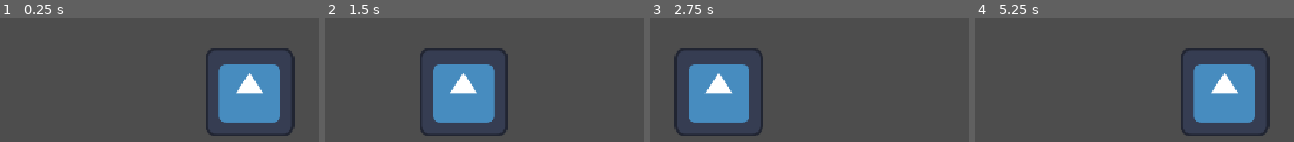
Above: before the commit, frames 1-4 (left to right).
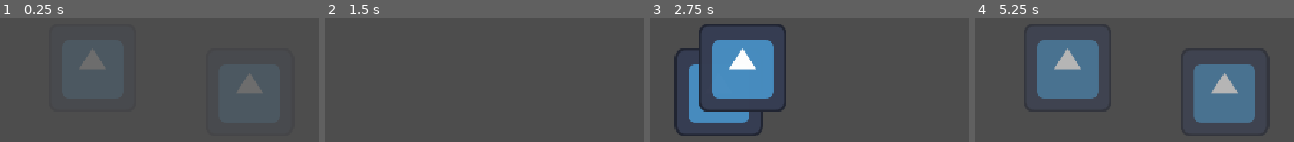
Above: after the commit, the same moments.

Repository: LoganG619/Wolfjam
Game: Godot game, scene res://Scenes/test.tscn
Same seed, same stepped clock (60 frames per second), same inputs: the game is played once before the commit and once after it. The project has no main scene, so this scene is started directly. The engine's default icon, where the game draws it, is replaced by a stand-in: a white triangle on a blue panel in a dark square.
Inputs:
- Up to frame 1 (0.25 s): no input
- Up to frame 2 (1.5 s): hold D (MoveRight) from 0.53 s (still down); tap Ctrl (Dash) at 0.6 s; tap Space (Jump) at 0.77 s; tap Shift (Sprint) at 1.35 s
- Up to frame 3 (2.75 s): tap Space (Jump) at 1.52 s; release D (MoveRight) at 2.03 s; hold A (MoveLeft) from 2.03 s (still down); tap 1 (SwapToBlack) at 2.1 s
- Up to frame 4 (5.25 s): release A (MoveLeft) at 2.78 s; hold D (MoveRight) 2.78-4.28 s; tap 2 (SwapToWhite) at 2.85 s; tap Space (Jump) at 3.02, 3.77, 4.52 s; tap Ctrl (Dash) at 3.6 s; hold A (MoveLeft) 4.28-5.03 s; tap Shift (Sprint) at 4.35 s; hold D (MoveRight) from 5.03 s (still down); tap 1 (SwapToBlack) at 5.1 s

The runs differ from the first frame. In frame 1, 12% of the frame differs, in the area x 24-93%, y 24-96%; in frame 2, 12%; in frame 3, 11%; in frame 4, 19%, in the area x 15-88%, y 4-85%.

Commit message:
Falling Platforms
Falling platforms added
Moving platforms now work with color mechanic

Diff:
--- /dev/null
+++ b/Objects/falling_platform.gd
@@ -0,0 +1,57 @@
+
+extends Node2D
+@export var color: Color
+
+# Falling settings
+@export var fall_distance: float = 600.0
+@export var fall_duration: float = 1.0
+@export var fall_delay: float = 0.2
+
+var platform_tween: Tween
+var has_fallen: bool = false
+
+@onready var platform = $AnimatableBody2D
+@onready var fall_trigger = $FallTrigger
+
+
+func _ready():
+	self.self_modulate.a = 0.0
+	fall_trigger.body_entered.connect(_on_body_entered)
+
+
+func _on_body_entered(body):
+	if has_fallen:
+		return
+
+	if body is CharacterBody2D:
+		has_fallen = true
+
+		# Stop the platform's regular movement
+		platform_tween.kill()
+
+		# Wait before falling
+		await get_tree().create_timer(fall_delay).timeout
+
+		# Make the platform fall
+		var fall_tween = create_tween()
+		fall_tween.set_process_mode(Tween.TWEEN_PROCESS_PHYSICS)
+		fall_tween.set_trans(Tween.TRANS_QUAD)
+		fall_tween.set_ease(Tween.EASE_IN)
+
+		fall_tween.tween_property(
+			platform,
+			"position:y",
+			platform.position.y + fall_distance,
+			fall_duration
+		)
+
+# Called every frame. 'delta' is the elapsed time since the previous frame.
+func _process(delta: float) -> void:
+	if Globals.curColor == color:
+		var tween = get_tree().create_tween()
+		tween.tween_property(self, "modulate:a", 1.0, .3)
+		tween.play()
+	else:
+		var tween = get_tree().create_tween()
+		tween.tween_property(self, "modulate:a", 0.0, .3)
+		tween.play()
--- /dev/null
+++ b/Objects/falling_platform.tscn
@@ -0,0 +1,24 @@
+[gd_scene format=3 uid="uid://dbqwrukmrtwcx"]
+
+[ext_resource type="Script" uid="uid://birlps0kjsnl0" path="res://Objects/falling_platform.gd" id="1_pm671"]
+[ext_resource type="Texture2D" uid="uid://c72837w42o8iv" path="res://Art/icon.svg" id="2_uy5ax"]
+
+[sub_resource type="RectangleShape2D" id="RectangleShape2D_6pmnr"]
+
+[sub_resource type="RectangleShape2D" id="RectangleShape2D_qa2gp"]
+
+[node name="FallingPlatform" type="Node2D" unique_id=270998160]
+script = ExtResource("1_pm671")
+
+[node name="AnimatableBody2D" type="AnimatableBody2D" parent="." unique_id=625410876]
+
+[node name="CollisionShape2D" type="CollisionShape2D" parent="AnimatableBody2D" unique_id=1009994082]
+shape = SubResource("RectangleShape2D_6pmnr")
+
+[node name="Sprite2D" type="Sprite2D" parent="AnimatableBody2D/CollisionShape2D" unique_id=1416743284]
+texture = ExtResource("2_uy5ax")
+
+[node name="FallTrigger" type="Area2D" parent="." unique_id=54097493]
+
+[node name="CollisionShape2D" type="CollisionShape2D" parent="FallTrigger" unique_id=1109183974]
+shape = SubResource("RectangleShape2D_qa2gp")
--- a/Objects/moving_platform.gd
+++ b/Objects/moving_platform.gd
@@ -1,11 +1,13 @@
 
 extends Node2D
+@export var color: Color
 
 @export var offset: Vector2 = Vector2(0, -320)
 @export var duration: float = 5.0
 @export var move_horizontal: bool = false
 
 func _ready():
+	self.self_modulate.a = 0.0
 	start_tween()
 
 func start_tween():
@@ -22,3 +24,14 @@
 
 	tween.tween_property($AnimatableBody2D, "position", movement, duration / 2)
 	tween.tween_property($AnimatableBody2D, "position", Vector2.ZERO, duration / 2)
+
+# Called every frame. 'delta' is the elapsed time since the previous frame.
+func _process(delta: float) -> void:
+	if Globals.curColor == color:
+		var tween = get_tree().create_tween()
+		tween.tween_property(self, "modulate:a", 1.0, .3)
+		tween.play()
+	else:
+		var tween = get_tree().create_tween()
+		tween.tween_property(self, "modulate:a", 0.0, .3)
+		tween.play()
--- a/Scenes/test.tscn
+++ b/Scenes/test.tscn
@@ -1,8 +1,12 @@
 [gd_scene format=3 uid="uid://t1gmafhniyw0"]
 
 [ext_resource type="PackedScene" uid="uid://c4atxanv05bgw" path="res://Objects/moving_platform.tscn" id="1_lc1oi"]
+[ext_resource type="PackedScene" uid="uid://dbqwrukmrtwcx" path="res://Objects/falling_platform.tscn" id="2_qc4db"]
 
 [node name="Test" type="Node2D" unique_id=462766896]
 
 [node name="MovingPlatform" parent="." unique_id=270998160 instance=ExtResource("1_lc1oi")]
 position = Vector2(516, 415)
+
+[node name="FallingPlatform" parent="." unique_id=1415419561 instance=ExtResource("2_qc4db")]
+position = Vector2(260, 380)
Not shown, added: Objects/falling_platform.gd.uid
